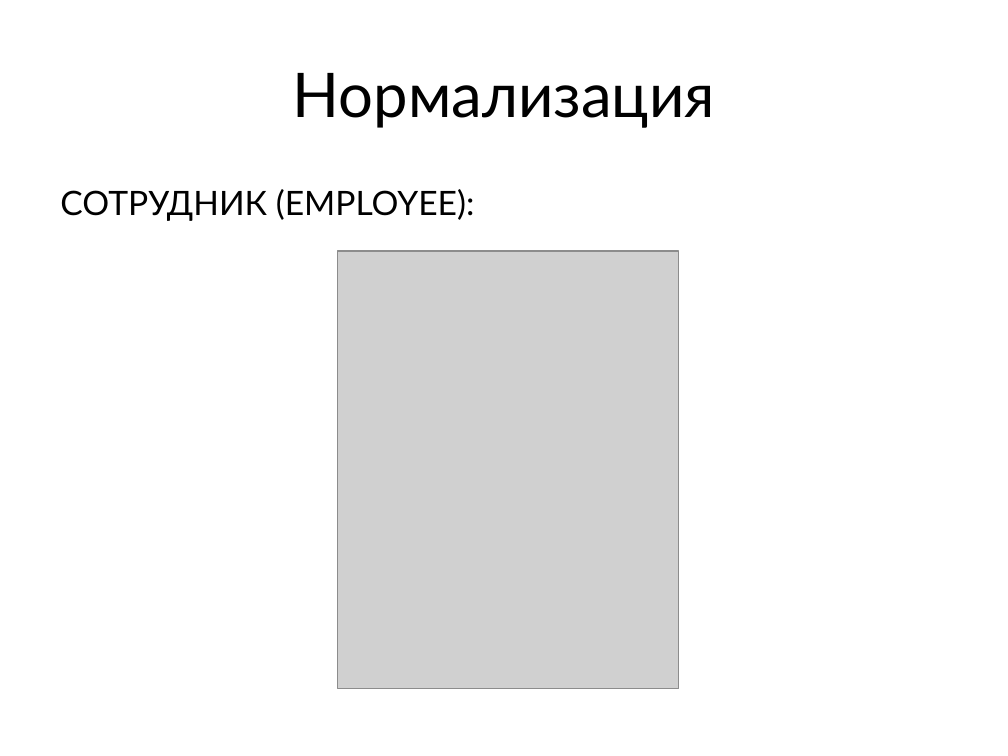
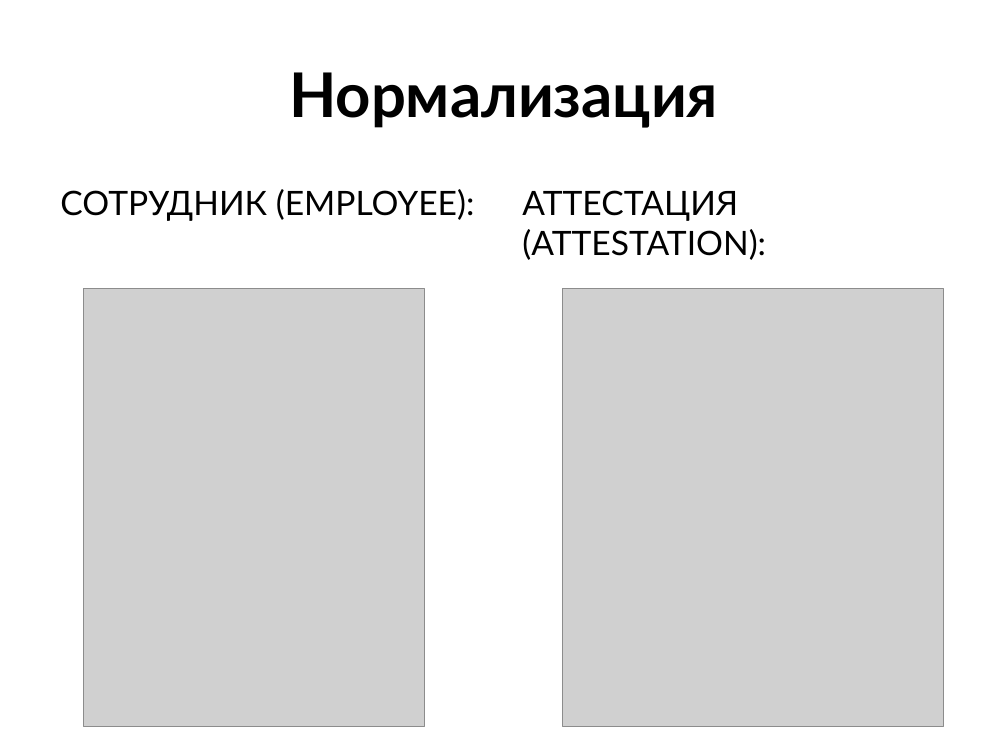
Before and after one commit to Olljux/mchs_project_DB, a slide deck: slide 4 of Проект БД.pptx. Drawn at 1008x756 pixels with LibreOffice and Linux fonts; fonts in the diff are those of the drawing; grey boxes stand for pictures. Boxes give left, top, right and bottom in pixels: in the first picture for what was removed or moved away, otherwise in the second. Text is boxed around its words. In the diff, an @@ line names an element or a change of style, - is before the commit and + after.

```diff
--- a/Проект БД.pptx
+++ b/Проект БД.pptx
@@ title "Нормализация" at bbox=[289, 72, 718, 128]: bold on @@
@@ text added at bbox=[522, 190, 766, 260], 24 pt, text #000000 @@
+АТТЕСТАЦИЯ (ATTESTATION):
@@ picture: place and size @@
-picture at bbox=[338, 251, 678, 688]
+picture at bbox=[84, 288, 424, 726]
@@ picture added at bbox=[562, 288, 943, 726] @@
```
Also in this commit, not shown: 3 other slides changed, 2 slides added, 2 slides removed, 1 other file.
